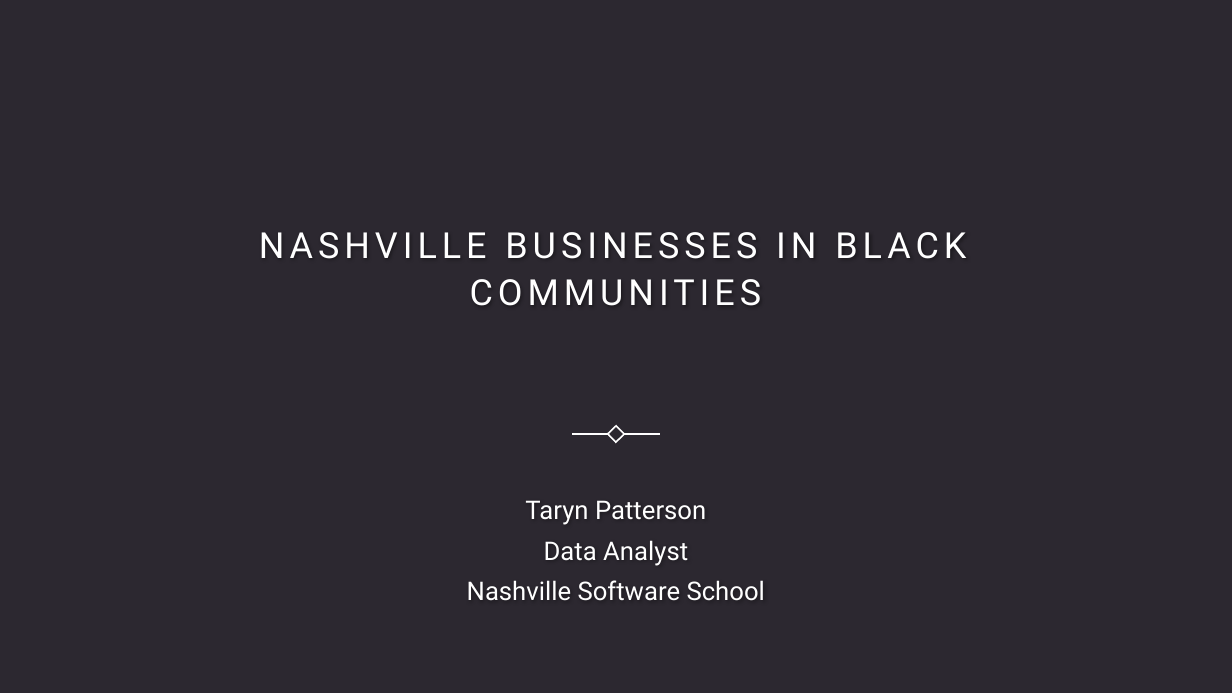
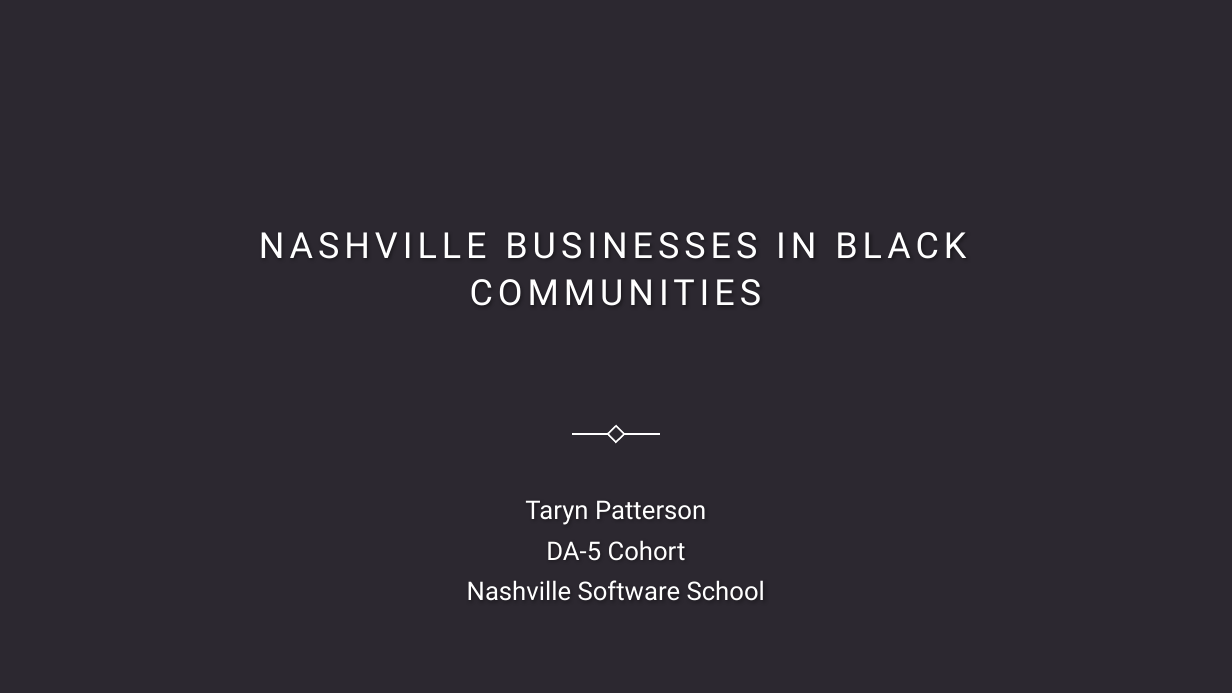
Before and after one commit to tarynpatterson/nashville-businesses-in-black-communities, a slide deck: slide 1 of Nashville Businesses in Black Communities.pptx. Drawn at 1232x693 pixels with LibreOffice and Linux fonts; fonts in the diff are those of the drawing; background and template pictures are left out; a plain dark background stands for a picture behind light text. Boxes give left, top, right and bottom in pixels: in the first picture for what was removed or moved away, otherwise in the second. Text is boxed around its words. In the diff, an @@ line names an element or a change of style, - is before the commit and + after.

```diff
--- a/Nashville Businesses in Black Communities.pptx
+++ b/Nashville Businesses in Black Communities.pptx
@@ freeform shape added at bbox=[0, 0, 1232, 693], fill #E0DCE1 @@
@@ subtitle at bbox=[546, 540, 686, 561]: text changed @@
-Data Analyst
+DA-5 Cohort
```
Also in this commit, not shown: 3 other slides changed, 5 slides added, 8 other files.
